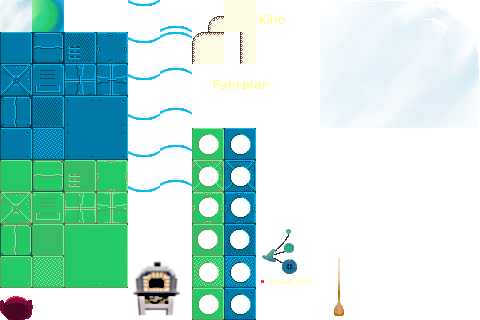
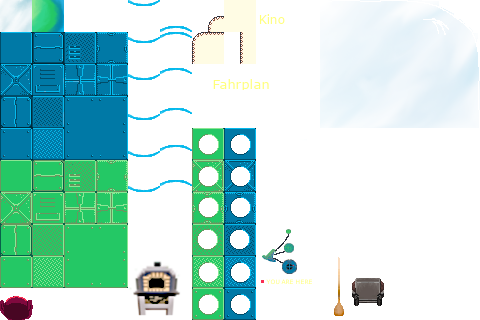
The second 480px x 320px image is a revision of the first. Changes to its layers:
added layer "Eingefügte Ebene" above "d" over [left=352, top=278, right=384, bottom=306]
